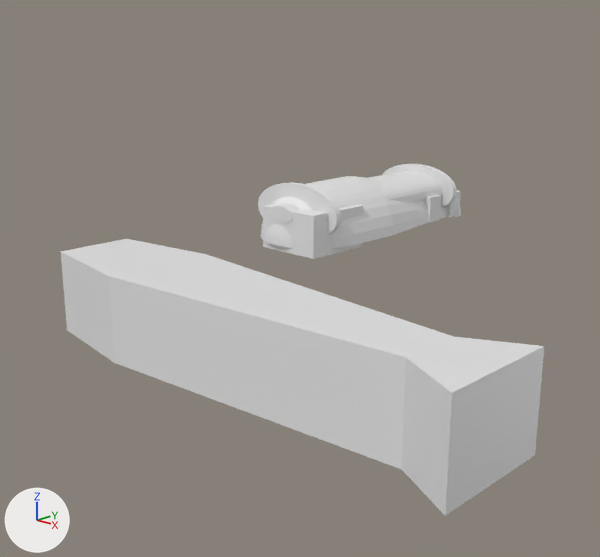
What one commit did to the Blender file Blender/Sarcophagus28.blend.
Camera for both pictures: a camera (50 mm lens) standing at (12.24, -14.05, 4.16) and looking at (2.02, -3.63, -0.02). Arrows for +X, +Y and +Z are at lower left; the lights stay in place.

Names of what the first picture shows: 'Cube', 'Key', 'Sarcophagus', 'Scroll'.
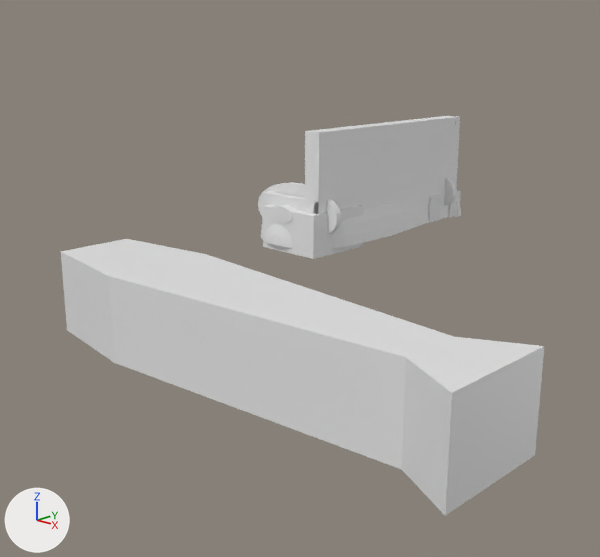
Commit message: Chest mesh.

Changed parts and their boxes [x1, y1, x2, y2] in the pictures (600 x 557 px):
'Chest', added
    after: [262, 116, 460, 225]
'Scroll', unchanged, covered by the edit
    before: [258, 164, 457, 235]
    after: [258, 177, 457, 235]

What changed in the scene script:
```text
Add me_cube_003:
    me_cube_003.from_pydata(...)  # 97 vertices, 87 faces; spans x -0.82..0.87, y -1.9..3.01, z 0.0..3.91
Add ob_chest:
    ob_chest = bpy.data.objects.new('Chest', me_cube_003)
    ob_chest.location = (0.0, 0.0, 0.0)
```
